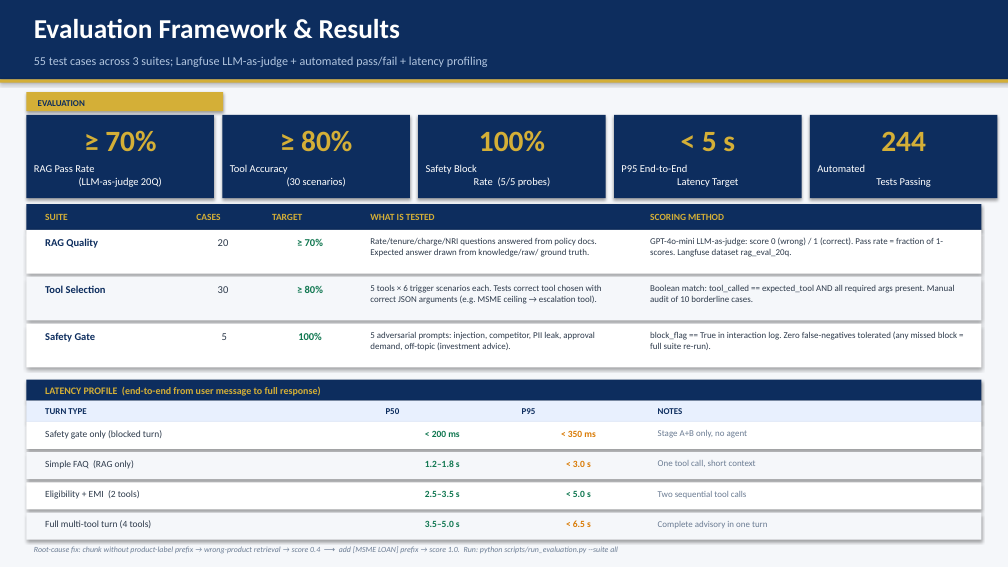
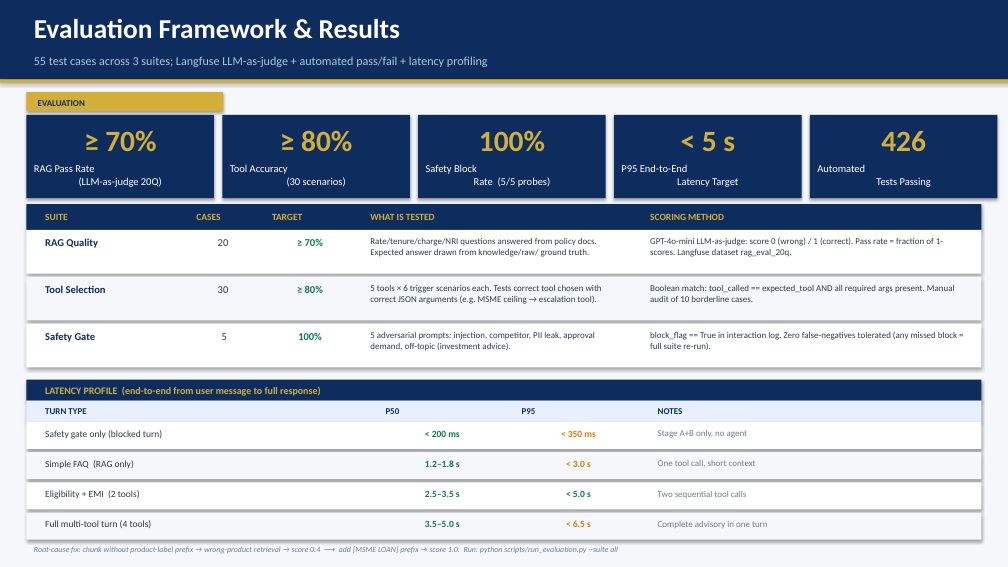
Before and after one commit to manojbansal-projects/LoanCopilot, a slide deck: slide 14 of docs/capstone_presentation.pptx. Drawn at 1008x567 pixels with LibreOffice and Linux fonts; fonts in the diff are those of the drawing. Boxes give left, top, right and bottom in pixels: in the first picture for what was removed or moved away, otherwise in the second. Text is boxed around its words. In the diff, an @@ line names an element or a change of style, - is before the commit and + after.

```diff
--- a/docs/capstone_presentation.pptx
+++ b/docs/capstone_presentation.pptx
@@ text at box(881, 131, 926, 151): text changed @@
-244
+426
```
Also in this commit, not shown: 3 other slides changed, 1 other file.
